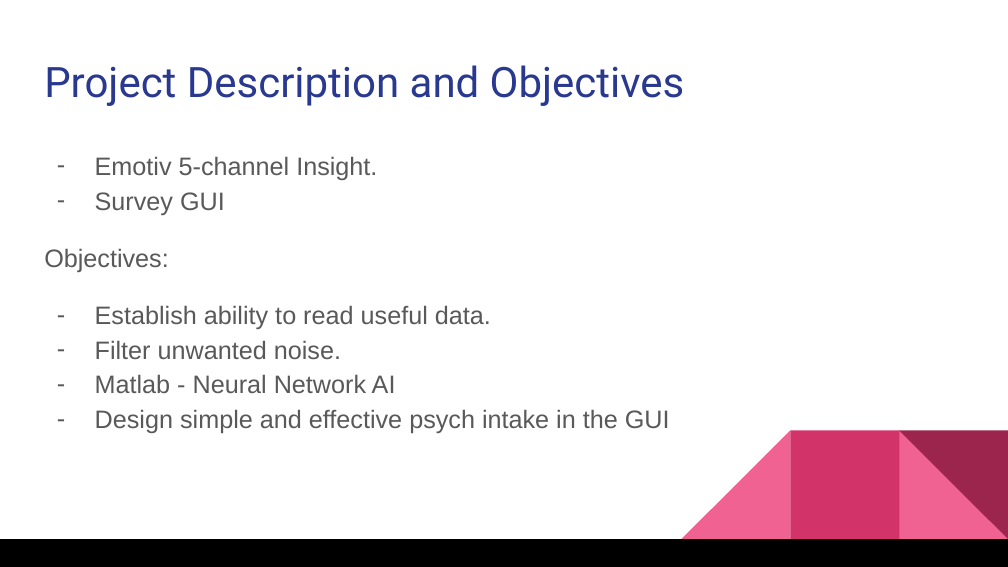
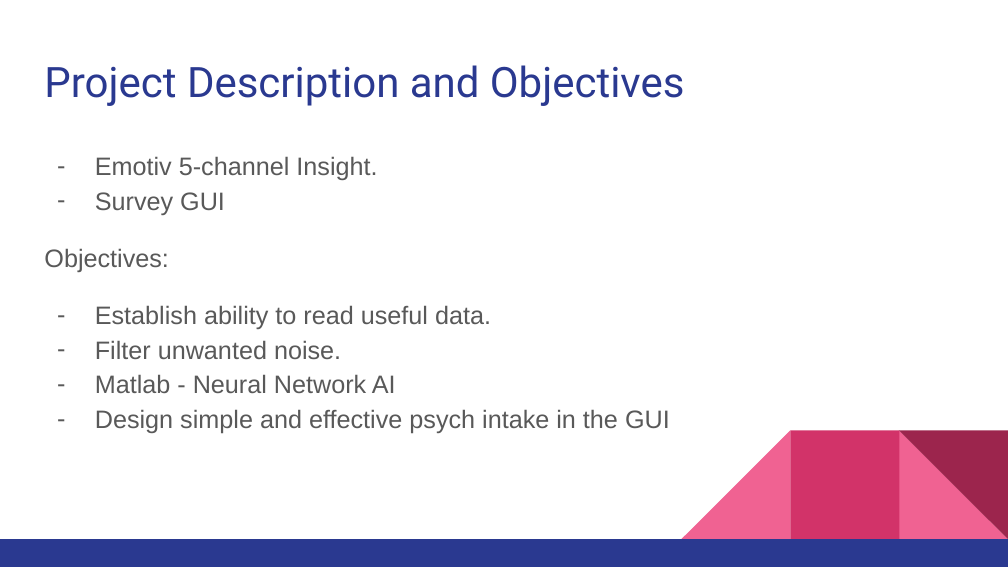
Before and after one commit to Philosophist/RoboDoc, a slide deck: slide 4 of IMU and EEG/EEG Project Presentation.pptx. Drawn at 1008x567 pixels with LibreOffice and Linux fonts; fonts in the diff are those of the drawing. Boxes give left, top, right and bottom in pixels: in the first picture for what was removed or moved away, otherwise in the second. Text is boxed around its words. In the diff, an @@ line names an element or a change of style, - is before the commit and + after.

```diff
--- a/IMU and EEG/EEG Project Presentation.pptx
+++ b/IMU and EEG/EEG Project Presentation.pptx
@@ rectangle at [0, 539, 1008, 567]: fill #000000 to #2A3990 @@
```
Also in this commit, not shown: 9 other slides changed.
